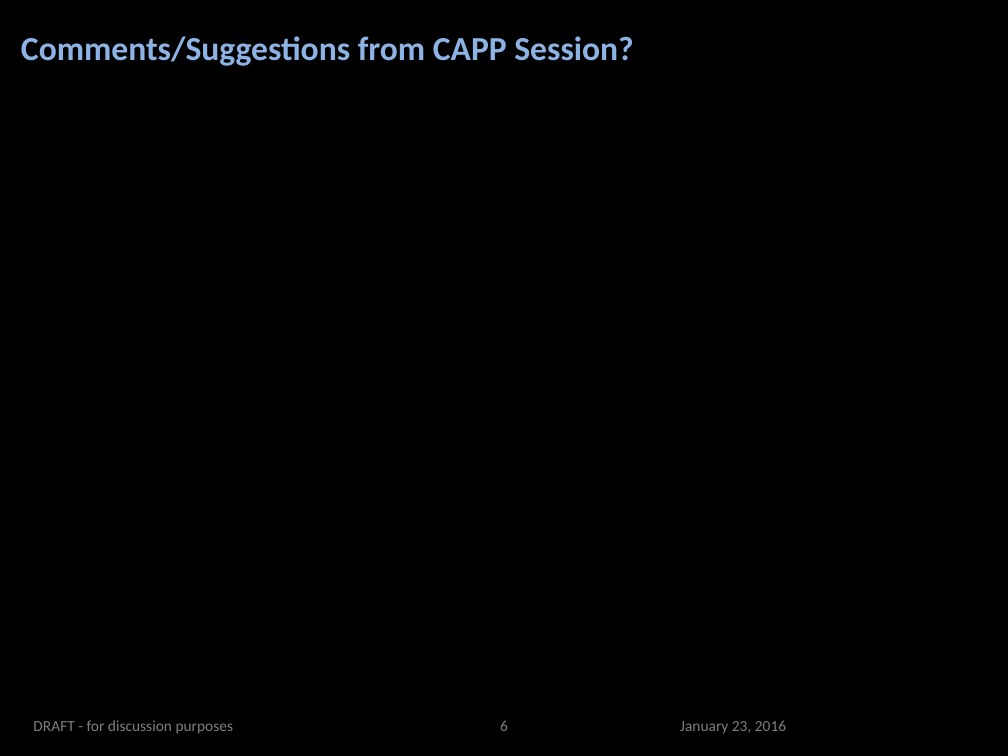
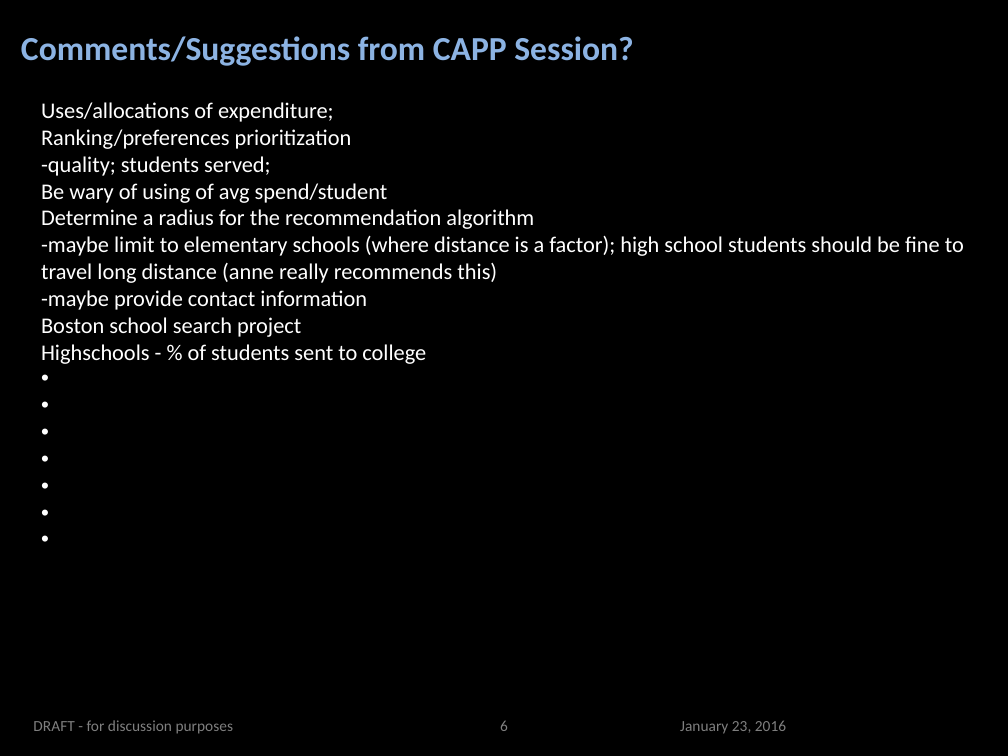
Before and after one commit to siruif/cs2project, a slide deck: slide 7 of Proposal/CAPP_EdMoneyBall_CSProjectPresentation_16-01-23.pptx. Drawn at 1008x756 pixels with LibreOffice and Linux fonts; fonts in the diff are those of the drawing; background and template pictures are left out. Boxes give left, top, right and bottom in pixels: in the first picture for what was removed or moved away, otherwise in the second. Text is boxed around its words. In the diff, an @@ line names an element or a change of style, - is before the commit and + after.

```diff
--- a/Proposal/CAPP_EdMoneyBall_CSProjectPresentation_16-01-23.pptx
+++ b/Proposal/CAPP_EdMoneyBall_CSProjectPresentation_16-01-23.pptx
@@ text added at <box>41,102,964,337</box>, 16 pt, text #FFFFFF @@
+Uses/allocations of expenditure;
+Ranking/preferences prioritization
+-quality; students served;
+Be wary of using of avg spend/student
+Determine a radius for the recommendation algorithm
+-maybe limit to elementary schools (where distance is a factor); high school students should be fine to travel long distance (anne really recommends this)
+-maybe provide contact information
+Boston school search project
+Highschools - % of students sent to college
```
